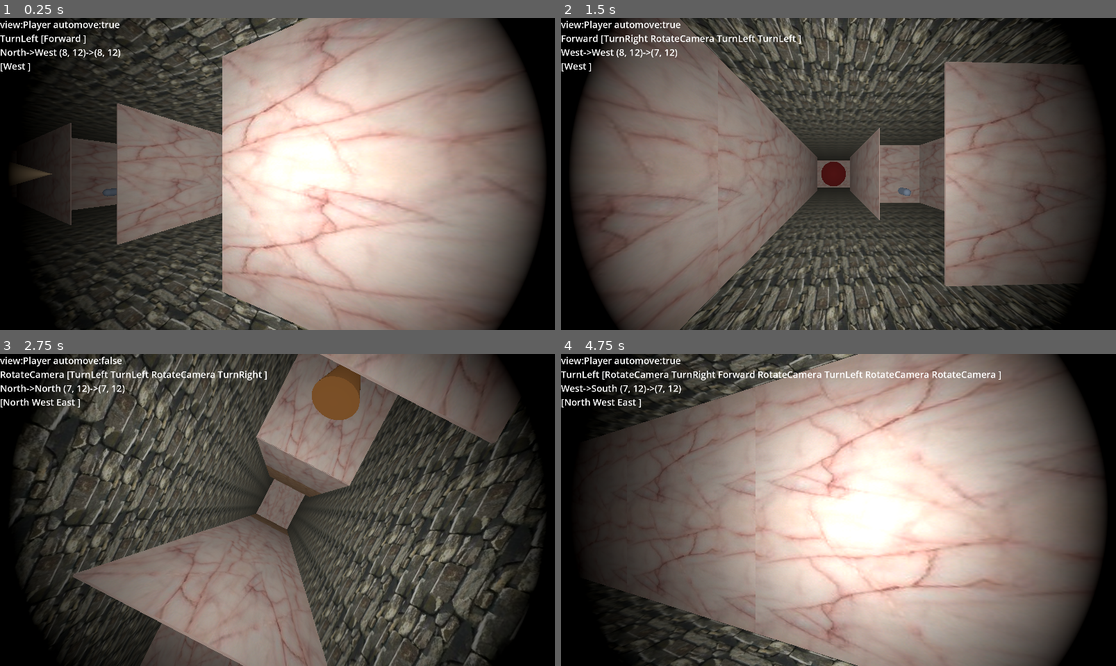
Above: before the commit, frames 1-4 (two rows, left to right).
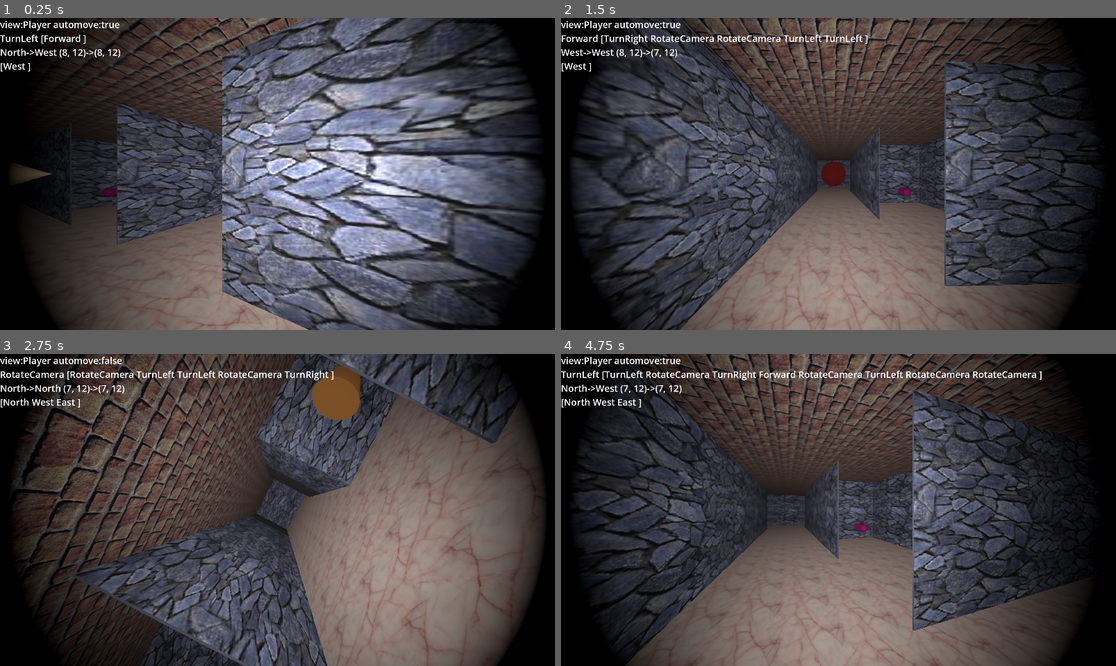
Above: after the commit, the same moments.

Repository: kasworld/gd4maze3d
Game: Godot game, scene res://main.tscn
Same seed, same stepped clock (60 frames per second), same inputs: the game is played once before the commit and once after it.
Inputs (mouse positions are in pixels of both pictures, inside the frame that each line leads up to):
- Up to frame 1 (0.25 s): no input
- Up to frame 2 (1.5 s): tap Enter at 0.5 s; move the mouse to (960, 158) at 0.52 s; hold Right 0.53-1.28 s; tap 1 at 0.6 s; click (960, 158) at 0.67 s; tap Space at 0.77 s; move the mouse to (727, 189) at 1.27 s; hold Down from 1.28 s (still down); tap 2 at 1.35 s
- Up to frame 3 (2.75 s): tap Space at 1.52 s; move the mouse to (333, 441) at 2.02 s; release Down at 2.03 s; hold Right from 2.03 s (still down); tap 3 at 2.1 s
- Up to frame 4 (4.75 s): move the mouse to (810, 572) at 2.77 s; release Right at 2.78 s; hold Up 2.78-3.53 s; tap 1 at 2.85 s; click (810, 572) at 2.92 s; tap Space at 3.02, 3.77, 4.52 s; move the mouse to (1005, 556) at 3.52 s; hold Left from 3.53 s (still down); tap 2 at 3.6 s; move the mouse to (672, 463) at 4.27 s; tap 3 at 4.35 s

The runs differ from the first frame. In frame 1, 74% of the frame differs, in the area x 7-99%, y 0-100%; in frame 2, 72%; in frame 3, 66%; in frame 4, 74%, in the area x 0-98%, y 0-100%.

Commit message:
shuffle texture

Diff:
--- a/storey.gd
+++ b/storey.gd
@@ -58,21 +58,23 @@
 	return false
 var storey_h = 1.0
 
-
 var main_wall_tex :CompressedTexture2D
 var sub_wall_tex :CompressedTexture2D
 func init(msize :Vector2i)->void:
 	maze_size = msize
+
+	var tex_keys = tex_dict.keys()
+	tex_keys.shuffle()
+	main_wall_tex = tex_dict[tex_keys[2]]
+	sub_wall_tex = tex_dict[tex_keys[3]]
+
 	$Floor.mesh.size = Vector2(maze_size.x, maze_size.y)
 	$Floor.position = Vector3(maze_size.x/2.0, 0, maze_size.y/2.0)
-	$Floor.mesh.material.albedo_texture = tex_dict[tex_dict.keys().pick_random()]
+	$Floor.mesh.material.albedo_texture = tex_dict[tex_keys[0]]
 
 	$Ceiling.mesh.size = Vector2(maze_size.x, maze_size.y)
 	$Ceiling.position = Vector3(maze_size.x/2.0, storey_h, maze_size.y/2.0)
-	$Ceiling.mesh.material.albedo_texture = tex_dict[tex_dict.keys().pick_random()]
-
-	main_wall_tex = tex_dict[tex_dict.keys().pick_random()]
-	sub_wall_tex = tex_dict[tex_dict.keys().pick_random()]
+	$Ceiling.mesh.material.albedo_texture = tex_dict[tex_keys[1]]
 
 	$TopViewCamera3D.position = Vector3( maze_size.x/2.0 ,maze_size.y/1.4,maze_size.y/2.0)
 	$DirectionalLight3D.position = Vector3( maze_size.x/2.0 ,maze_size.x,maze_size.y/2.0)
